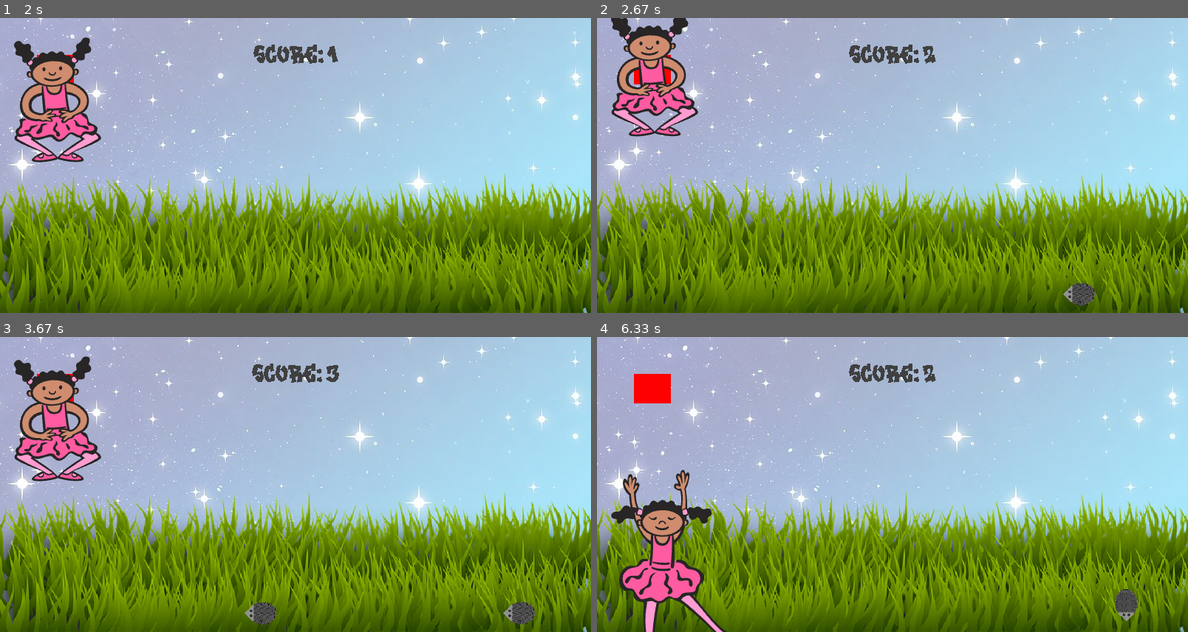
Above: before the commit, frames 1-4 (two rows, left to right).
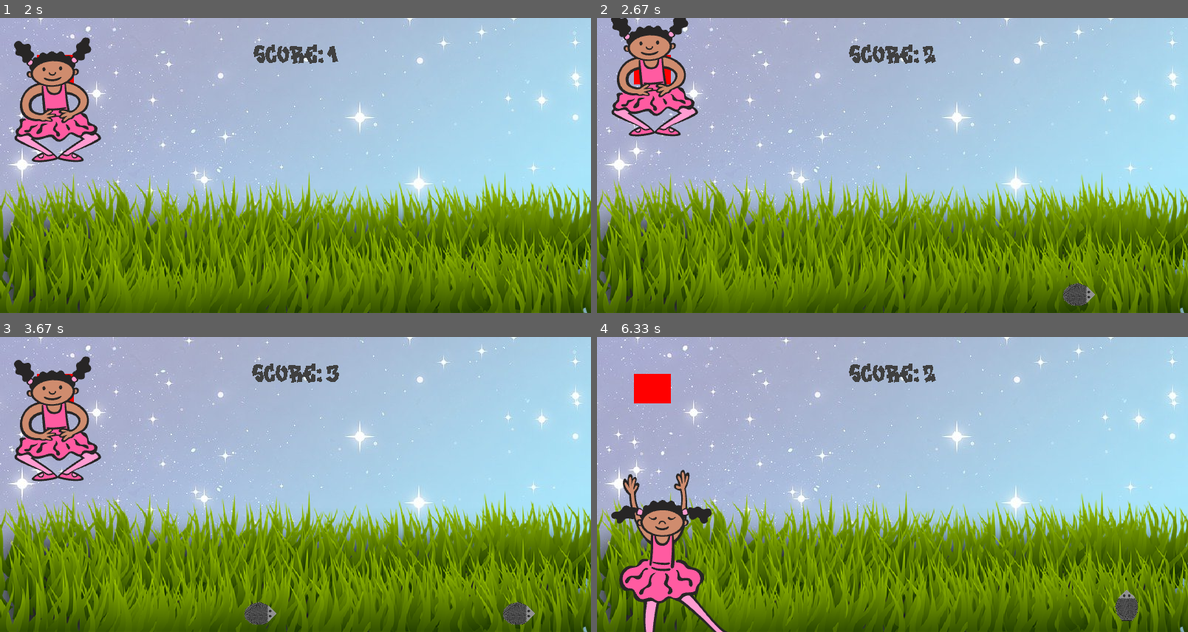
Above: after the commit, the same moments.

Repository: uazamula/python1stProjectGrid
Game: pygame game, started from pygame_tutorial/main.py
Two runs of this game, one before a commit and one after it. Both use one fixed random seed, a clock stepped at 60 frames per second and the inputs below.
Inputs (mouse positions are in pixels of both pictures, inside the frame that each line leads up to):
- Up to frame 1 (2 s): tap Space at 0.33 s; press the mouse at (59, 230) at 0.7 s; move the mouse to (200, 230) at 0.8 s; release the mouse at (342, 227) at 0.93 s; press the mouse at (59, 230) at 1.53 s; move the mouse to (147, 221) at 1.63 s; release the mouse at (236, 212) at 1.77 s
- Up to frame 2 (2.67 s): press the mouse at (656, 230) at 2.37 s; move the mouse to (857, 251) at 2.47 s; release the mouse at (1057, 271) at 2.6 s
- Up to frame 3 (3.67 s): press the mouse at (59, 549) at 3.2 s; move the mouse to (118, 528) at 3.3 s; release the mouse at (171, 508) at 3.43 s
- Up to frame 4 (6.33 s): press the mouse at (656, 549) at 4.03 s; move the mouse to (709, 463) at 4.13 s; release the mouse at (762, 375) at 4.27 s; tap Space at 4.83 s; click (656, 549) at 5.22 s

Frame 1 is identical in both runs. In frame 2, 0.2% of the frame differs, in the area x 78-85%, y 89-98%; in frame 3, 0.5%, in the area x 41-91%, y 89-98%; in frame 4, 0.2%.

Commit message:
Pixel runner. 3:08:00 Animation for obstacles

Diff:
--- a/pygame_tutorial/main.py
+++ b/pygame_tutorial/main.py
@@ -65,30 +65,35 @@
 ground_surface = pygame.transform.scale(ground_surface, (screen_width, 193))
 ground_rect = ground_surface.get_rect(
     midbottom=(screen_width // 2, screen_height))
-# test_surface = pygame.image.load()
 
 score_surf = test_font.render('My game', False, (64, 64, 64))
 score_rect = score_surf.get_rect(center=(400, 50))
 
 # Obstacles
-snail_surf = pygame.image.load('graphics/hedgehog_l.png').convert_alpha()
-
-hh_width = snail_surf.get_rect().width // 4
-hh_height = snail_surf.get_rect().height // 4
-snail_surf = pygame.transform.scale(snail_surf, (
-    hh_width, hh_height))
-
-obstacle_surf = snail_surf
+snail_frame1 = pygame.image.load('graphics/hedgehog_l.png').convert_alpha()
+snail_frame2 = pygame.image.load('graphics/hedgehog_r.png').convert_alpha()
+
+snail_frame1 = pygame.transform.rotozoom(snail_frame1, 0, 0.25)
+snail_frame2 = pygame.transform.rotozoom(snail_frame2, 0, 0.25)
+snail_frames = [snail_frame1, snail_frame2]
+snail_frame_index = 0
+
+snail_surf = snail_frames[snail_frame_index]
+
 HEDGEHOG_L_BOTTOM = screen_height - 10
 HEDGEHOG_D_BOTTOM = HEDGEHOG_L_BOTTOM - 5
-ground_x, ground_y = ground_surface.get_rect().bottomright
-snail_rect = snail_surf.get_rect(
-    bottomright=(screen_width - 10, HEDGEHOG_L_BOTTOM))
-
-hedgehog_d_surf = pygame.image.load('graphics/hedgehog_d.png').convert_alpha()
-hedgehog_d_surf = pygame.transform.rotozoom(hedgehog_d_surf, 0, 0.25)
-hedgehog_d_rect = hedgehog_d_surf.get_rect(
-    bottomright=(screen_width - 10, HEDGEHOG_D_BOTTOM))
+
+hedgehog_vert_1 = pygame.image.load('graphics/hedgehog_d.png').convert_alpha()
+hedgehog_vert_2 = pygame.image.load('graphics/hedgehog.png').convert_alpha()
+
+hedgehog_vert_1 = pygame.transform.rotozoom(hedgehog_vert_1, 0, 0.25)
+hedgehog_vert_2 = pygame.transform.rotozoom(hedgehog_vert_2, 0, 0.25)
+
+fly_frames = [hedgehog_vert_1, hedgehog_vert_2]
+fly_frame_index = 0
+
+hedgehog_d_surf = fly_frames[fly_frame_index]
+
 obstacle_rect_list = []
 
 MAX_X = 600
@@ -116,6 +121,13 @@
 
 obstacle_timer = pygame.USEREVENT + 1
 pygame.time.set_timer(obstacle_timer, 1400)
+
+snail_animation_timer = pygame.USEREVENT + 2
+pygame.time.set_timer(snail_animation_timer, 500)
+
+fly_animation_timer = pygame.USEREVENT + 3
+pygame.time.set_timer(fly_animation_timer, 300)
+
 while True:
     for event in pygame.event.get():
         if event.type == pygame.QUIT:
@@ -137,50 +149,38 @@
                     player_gravity = -20
         else:
             if event.type == pygame.KEYDOWN and event.key == pygame.K_SPACE:
-                snail_rect.x = ground_rect.bottomright[0]
+                # snail_rect.x = ground_rect.bottomright[0]
                 game_active = True
                 start_time = pygame.time.get_ticks() // 1000
 
-        # if event.type == pygame.KEYUP:
-        #     print('keyup')
-        #     if event.key == pygame.K_SPACE:
-        #         player_gravity=0
-        if event.type == obstacle_timer and game_active:
-            if randint(0, 2):
-                obstacle_rect_list.append(snail_surf.get_rect(
-                    bottomright=(
-                        randint(screen_width + 100, screen_width + 300),
-                        HEDGEHOG_L_BOTTOM)))
-            else:
-                obstacle_rect_list.append(hedgehog_d_surf.get_rect(
-                    bottomright=(
-                        randint(screen_width + 100, screen_width + 300),
-                        HEDGEHOG_D_BOTTOM)))
+        if game_active:
+            if event.type == obstacle_timer:
+                if randint(0, 2):
+                    obstacle_rect_list.append(snail_surf.get_rect(
+                        bottomright=(
+                            randint(screen_width + 100, screen_width + 300),
+                            HEDGEHOG_L_BOTTOM)))
+                else:
+                    obstacle_rect_list.append(hedgehog_d_surf.get_rect(
+                        bottomright=(
+                            randint(screen_width + 100, screen_width + 300),
+                            HEDGEHOG_D_BOTTOM)))
+            if event.type == snail_animation_timer:
+                if snail_frame_index == 0: snail_frame_index=1
+                else: snail_frame_index=0
+                snail_surf = snail_frames[snail_frame_index]
+            if event.type == fly_animation_timer:
+                if fly_frame_index == 0: fly_frame_index=1
+                else: fly_frame_index=0
+                hedgehog_d_surf = fly_frames[fly_frame_index]
+
 
     if game_active:
         screen.blit(sky_surface, (0, 0))
         screen.blit(ground_surface, ground_rect)
         score = display_score()
-        # pygame.draw.rect(screen, '#d0c8fc', score_rect, 10, 5)
-        # pygame.draw.line(screen, 'Green', (0, 0), pygame.mouse.get_pos(), 5)
-        # pygame.draw.ellipse(screen, 'Brown', pygame.Rect(50, 200, 100, 150))
-        # pygame.draw.rect(screen,'Pink', score_rect,36)
 
         screen.blit(test_surface1, (50, 50))
-
-        # screen.blit(score_surf, score_rect)
-
-        # snail_x_pos -= 2
-        # if snail_x_pos <= -hh_width + 10:
-        #     snail_x_pos = MAX_X
-
-        # screen.blit(snail_surface, (snail_x_pos, 300))
-
-        # snail_rect.x -= 6
-        # if snail_rect.x <= -hh_width + 10:
-        #     snail_rect.x = screen_width
-
-        screen.blit(snail_surf, snail_rect)
 
         player_gravity += 1
         player_rect.y += player_gravity
@@ -195,16 +195,8 @@
         obstacle_rect_list = obstacle_movement(obstacle_rect_list)
         game_active = collisions(player_rect, obstacle_rect_list)
 
-        # keys = pygame.key.get_pressed()
-        # print(keys[pygame.K_SPACE])
-
-        if player_rect.colliderect(snail_rect):
-            game_active = False
-            print('collision player with hedgehog')
         mouse_pos = pygame.mouse.get_pos()
-        # if player_rect.collidepoint(mouse_pos):
-        #     print('collision pl vs mouse')
-        #     print(pygame.mouse.get_pressed())
+
     else:
         screen.fill((94, 129, 162))
         screen.blit(player_stand, player_stand_rect)
